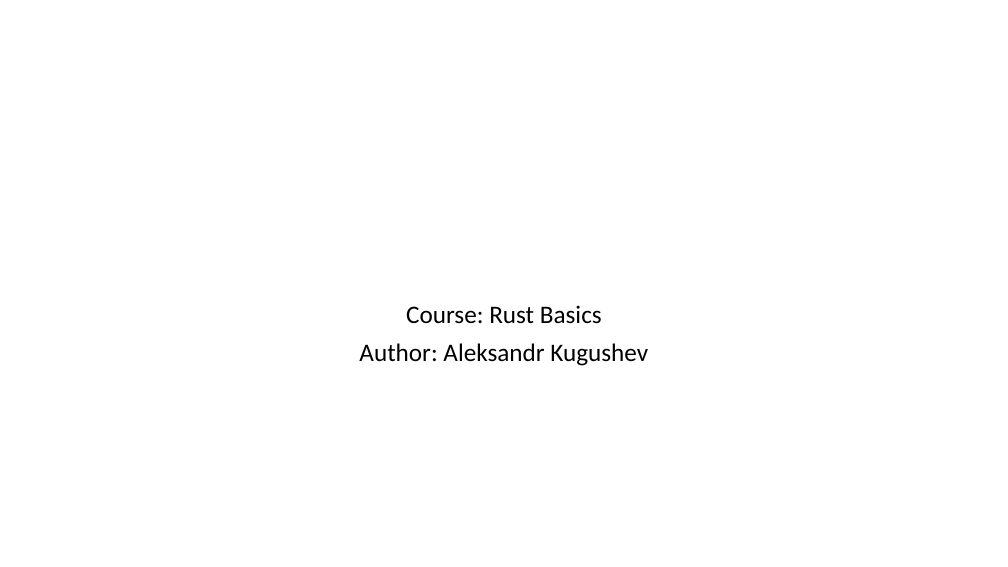
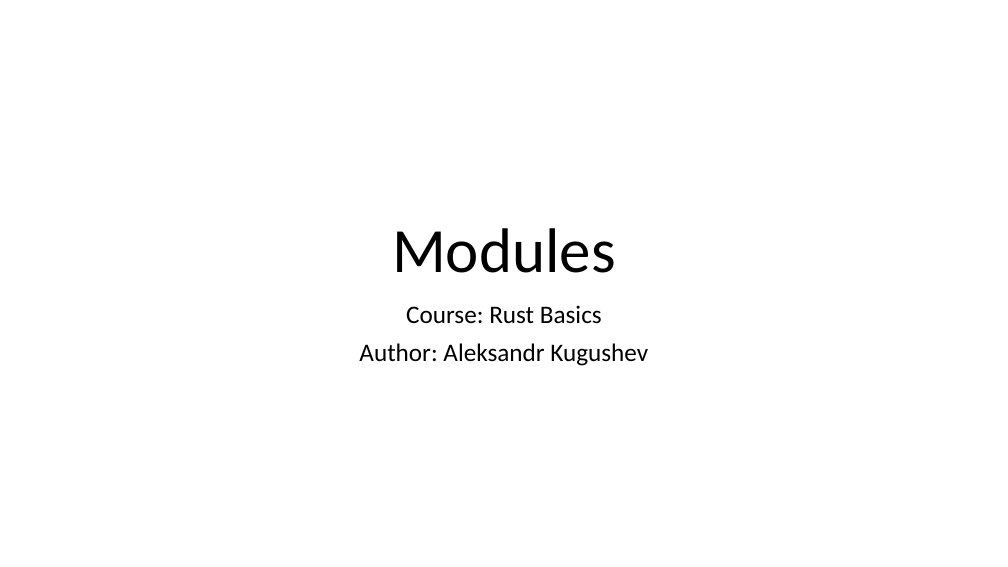
Before and after one commit to kugushev/course-rust-basics, a slide deck: slide 1 of src/07-Modules/07-Modules.pptx. Drawn at 1008x567 pixels with LibreOffice and Linux fonts; fonts in the diff are those of the drawing. Boxes give left, top, right and bottom in pixels: in the first picture for what was removed or moved away, otherwise in the second. Text is boxed around its words. In the diff, an @@ line names an element or a change of style, - is before the commit and + after.

```diff
--- a/src/07-Modules/07-Modules.pptx
+++ b/src/07-Modules/07-Modules.pptx
@@ title added at (392, 228, 616, 273), 60 pt, text #000000 @@
+Modules
```
Also in this commit, not shown: 2 other slides changed, 6 slides added.
